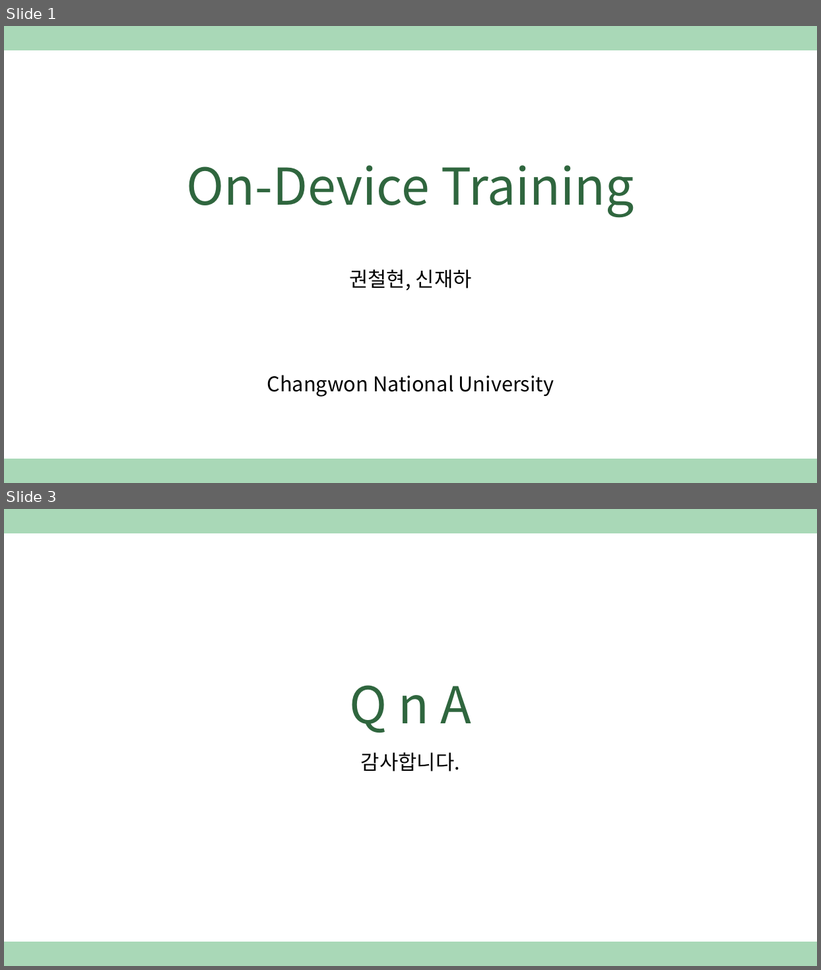
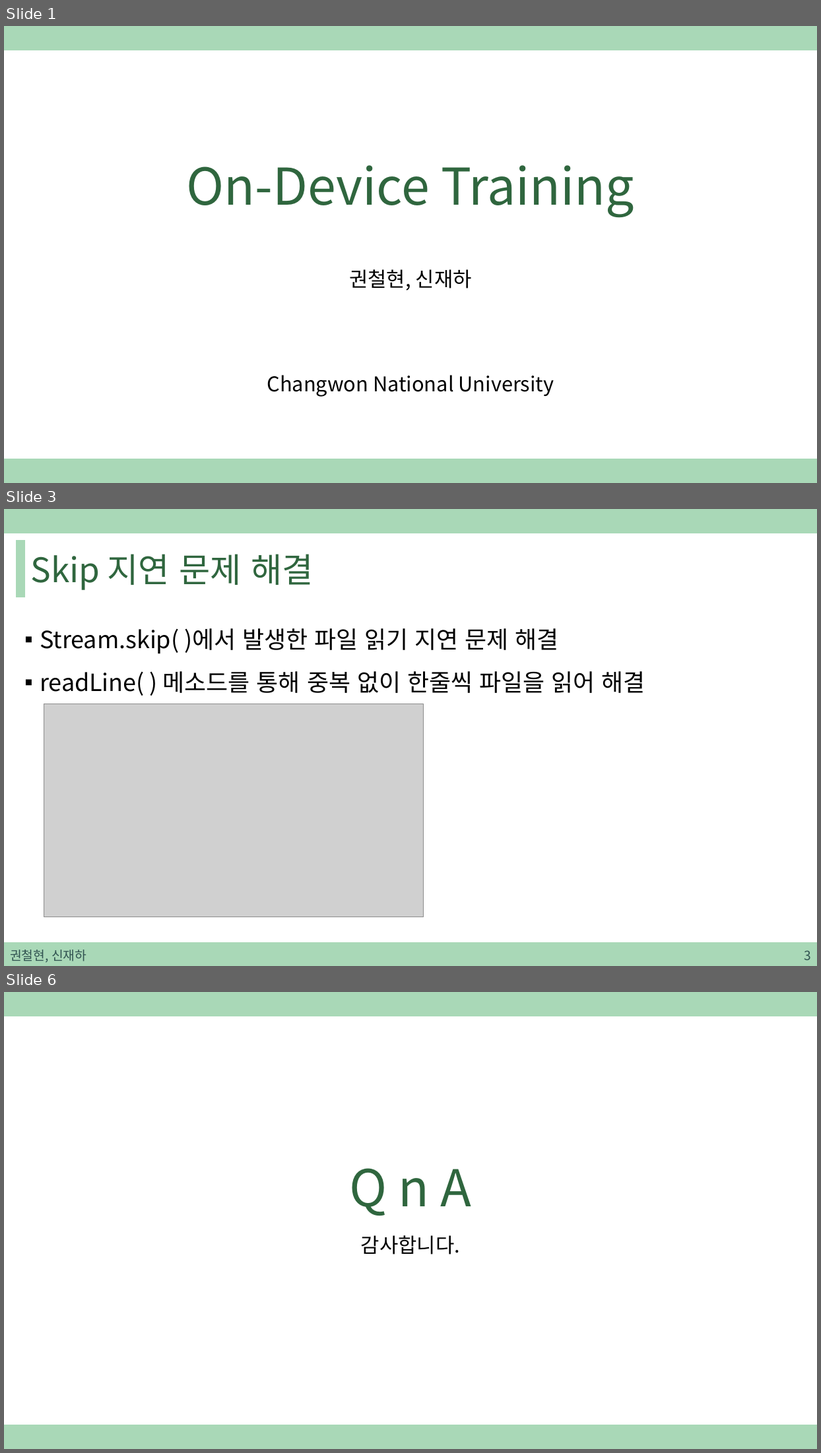
Before and after one commit to sjh4287/capston, a slide deck: 2022.02.18/권철현,신재하.pptx. Shown one above the other, each under a label of ours: slides 1 and 3 before the commit, slides 1, 3 and 6 after it; the slides between them are not shown. The pictures are 821x970 and 821x1453 pixels, drawn with LibreOffice and Linux fonts; fonts in the diff are those of the drawing; grey boxes stand for pictures. Boxes give left, top, right and bottom in pixels: in the first picture for what was removed or moved away, otherwise in the second. Text is boxed around its words. In the diff, an @@ line names an element or a change of style, - is before the commit and + after.

```diff
--- a/2022.02.18/권철현,신재하.pptx
+++ b/2022.02.18/권철현,신재하.pptx
@@ slide 3 added at <box>4,509,817,966</box>, background #FFFFFF; not listed: 1 template element that a slide beside it also shows @@
@@ rectangle added at <box>17,541,24,597</box>, fill #A9D8B7, outline #A9D8B7 1 pt @@
@@ title added at <box>31,554,313,590</box>, 40 pt, text #2F663E @@
+Skip 지연 문제 해결
@@ text added at <box>40,628,645,696</box>, 28 pt, text #000000 @@
+▪ Stream.skip( )에서 발생한 파일 읽기 지연 문제 해결
+▪ readLine( ) 메소드를 통해 중복 없이 한줄씩 파일을 읽어 해결
@@ picture added at <box>44,704,423,918</box> @@
@@ rectangle added at <box>4,943,817,966</box>, fill #A9D8B7, outline #A9D8B7 1 pt @@
@@ text added at <box>10,950,86,963</box>, 15 pt, text #305250 @@
+권철현, 신재하
@@ page number added at <box>804,951,811,960</box>, 15 pt, text #305250 @@
+3
@@ what was slide 3 is now slide 6 @@
```
Also in this commit, not shown: 1 slide changed, 2 other slides added.
